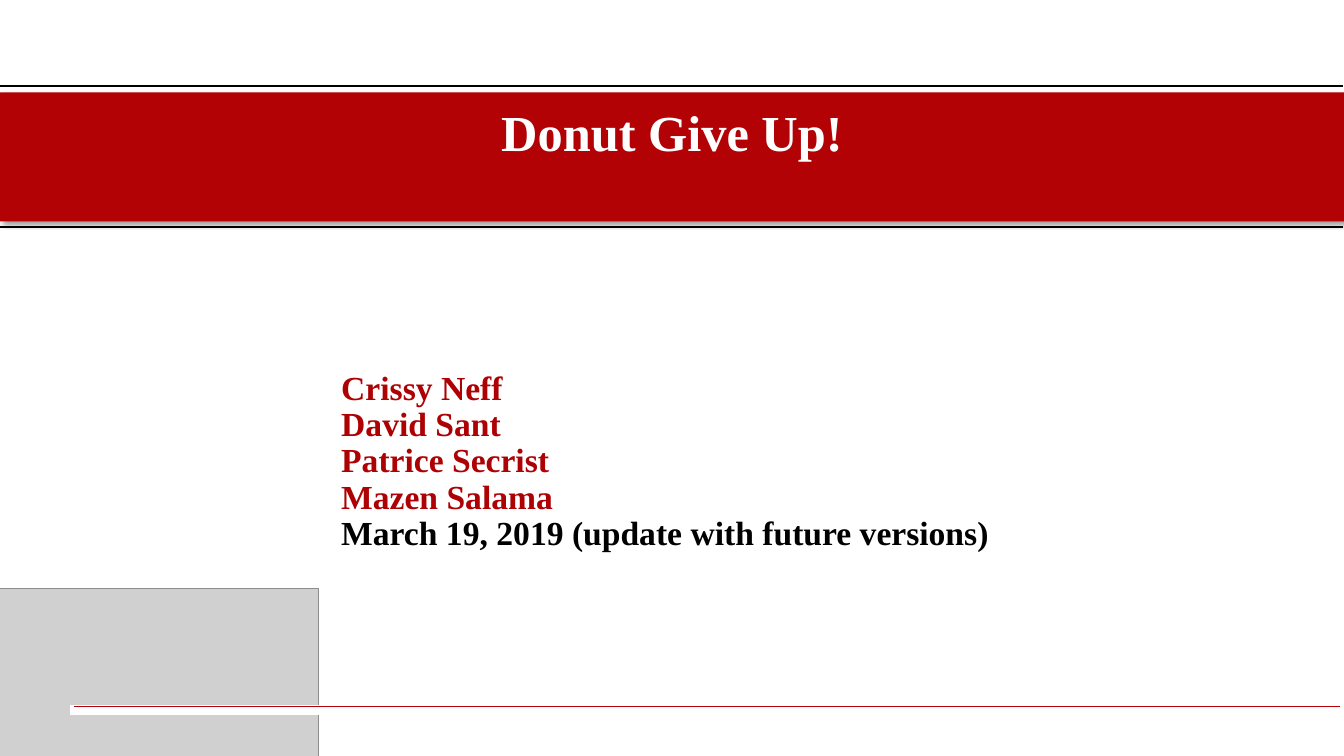
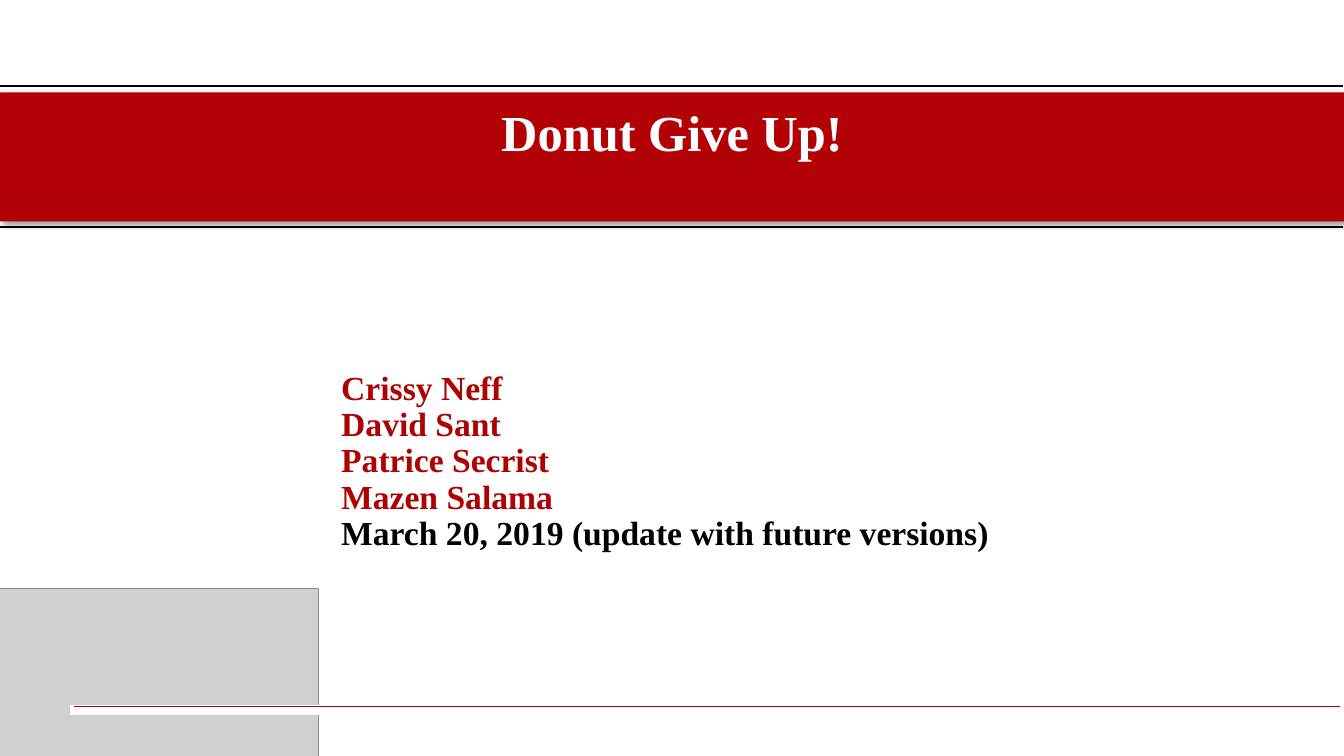
Before and after one commit to davidwsant/systems-modeling-DS, a slide deck: slide 1 of Donut Giveup Group 4 HbA1c Working Draft.pptx. Drawn at 1344x756 pixels with LibreOffice and Linux fonts; fonts in the diff are those of the drawing; grey boxes stand for pictures. Boxes give left, top, right and bottom in pixels: in the first picture for what was removed or moved away, otherwise in the second. Text is boxed around its words. In the diff, an @@ line names an element or a change of style, - is before the commit and + after.

```diff
--- a/Donut Giveup Group 4 HbA1c Working Draft.pptx
+++ b/Donut Giveup Group 4 HbA1c Working Draft.pptx
@@ subtitle at (341,521,989,552): text changed @@
-March 19, 2019 (update with future versions)
+March 20, 2019 (update with future versions)
```
Also in this commit, not shown: 4 other slides changed, 2 slides added, 3 other files.
